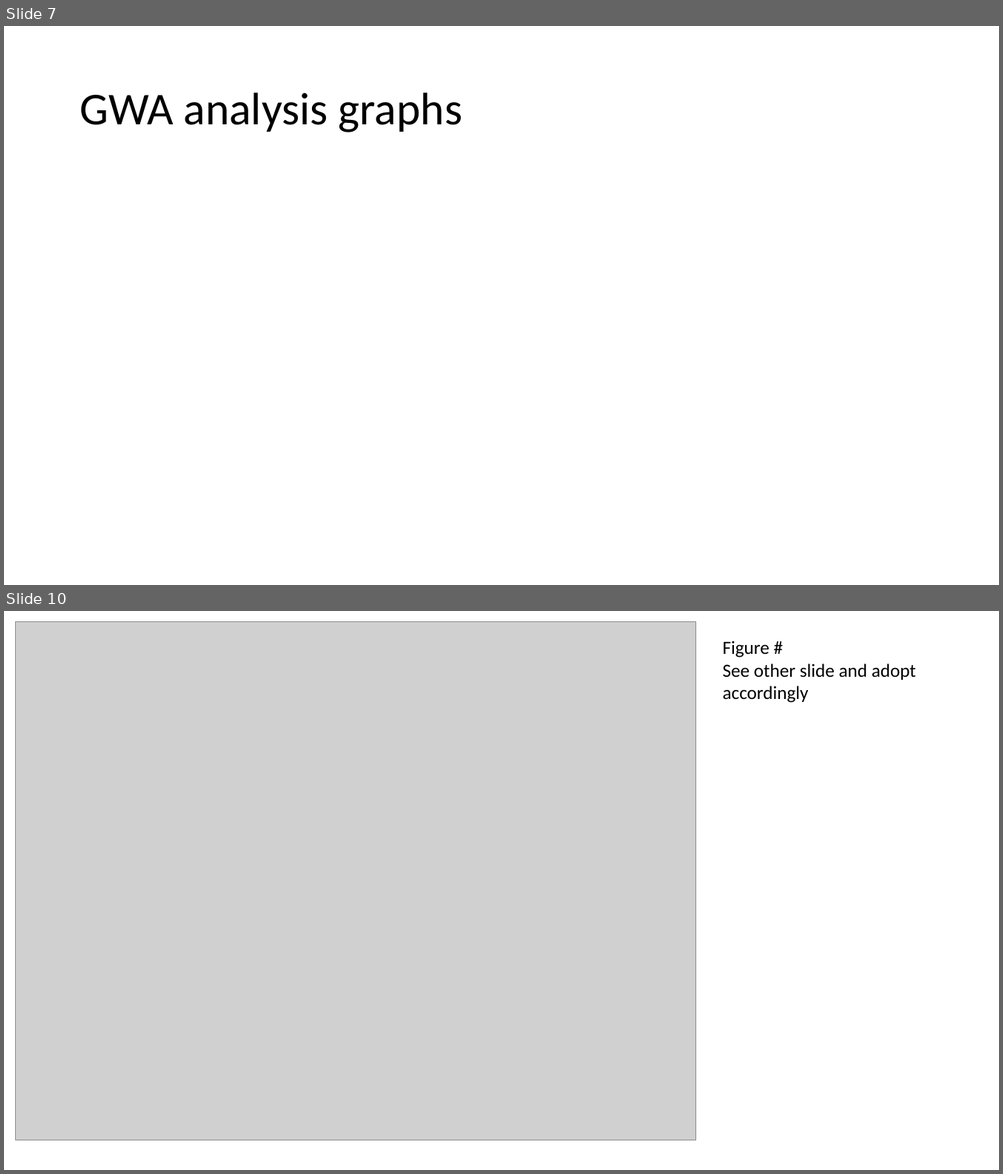
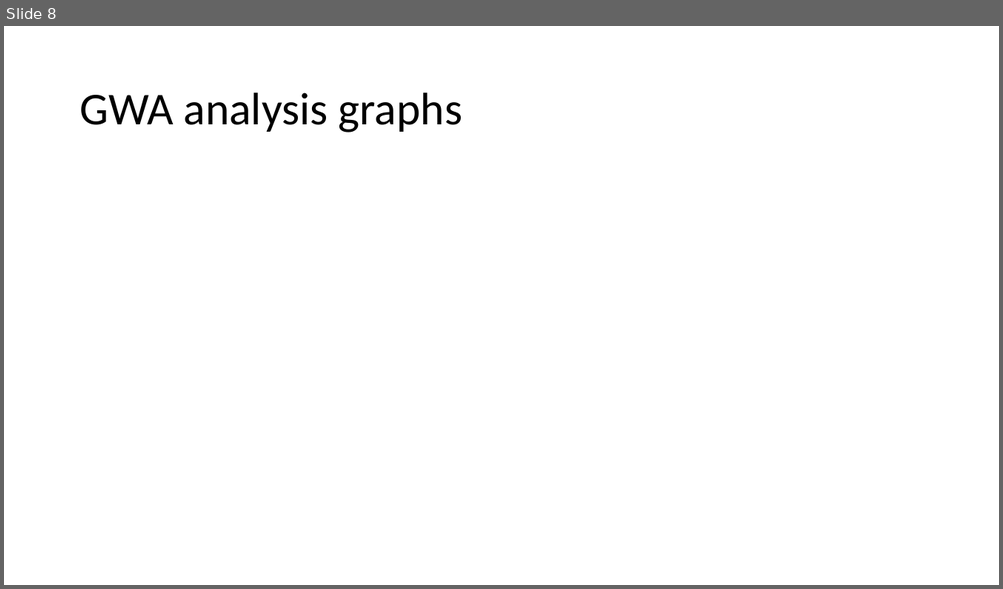
Before and after one commit to JosueVega/Hwaviness, a slide deck: paper/HWavinessGraphs_Figs_Capt.pptx. Shown one above the other, each under a label of ours: slides 7 and 10 before the commit, slide 8 after it; the slides between them are not shown. The pictures are 1003x1174 and 1003x589 pixels, drawn with LibreOffice and Linux fonts; fonts in the diff are those of the drawing; grey boxes stand for pictures. Boxes give left, top, right and bottom in pixels: in the first picture for what was removed or moved away, otherwise in the second. Text is boxed around its words. In the diff, an @@ line names an element or a change of style, - is before the commit and + after.

```diff
--- a/paper/HWavinessGraphs_Figs_Capt.pptx
+++ b/paper/HWavinessGraphs_Figs_Capt.pptx
@@ slide 10 removed at bbox=[4, 611, 999, 1170], background #FFFFFF @@
@@ picture removed at bbox=[15, 621, 696, 1141] @@
@@ text removed at bbox=[723, 641, 916, 703] @@
-Figure #
-See other slide and adopt accordingly
@@ what was slide 7 is now slide 8 @@
```
Also in this commit, not shown: 4 slides changed, 5 slides added, 5 other slides removed, 7 other files.
